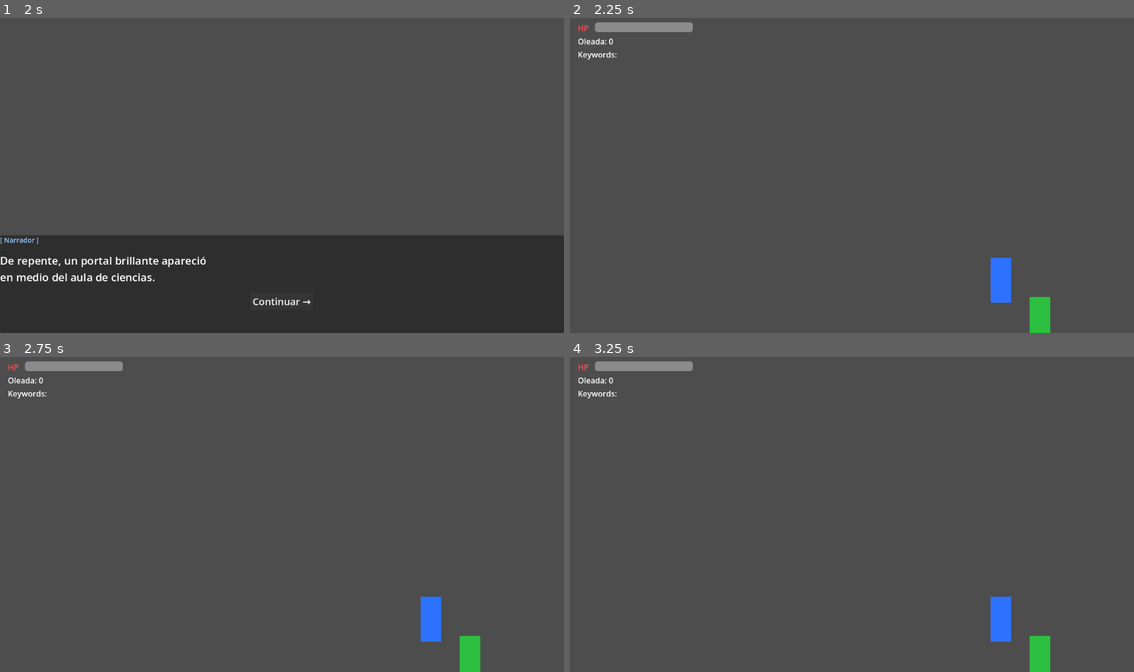
Above: before the commit, frames 1-4 (two rows, left to right).
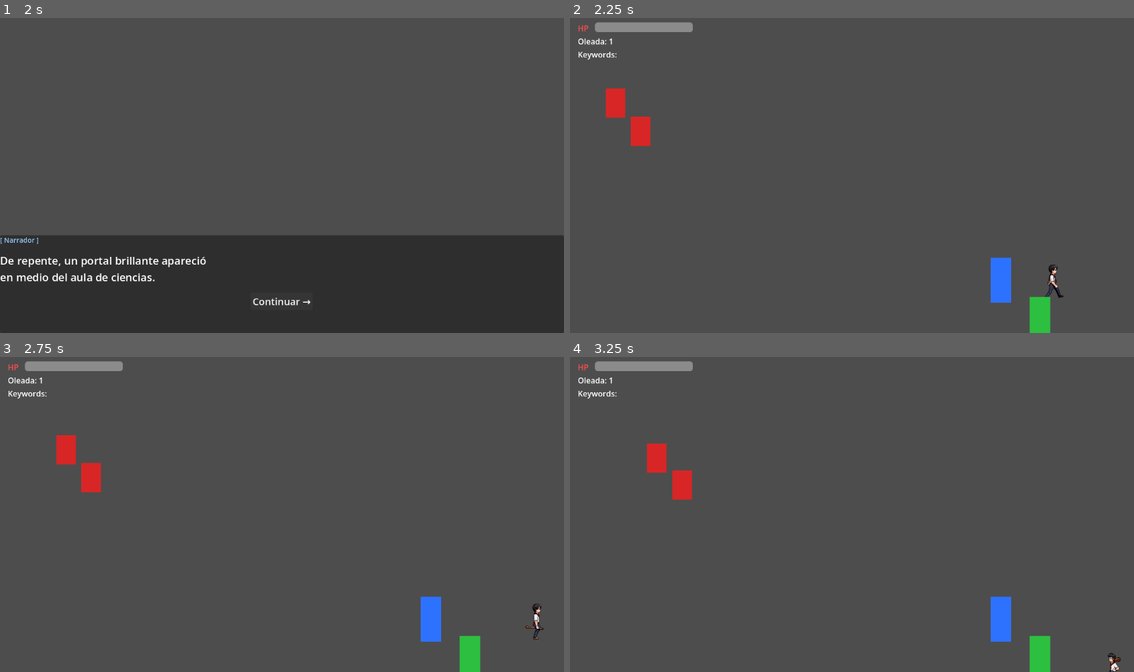
Above: after the commit, the same moments.

Repository: viktoria114/echo-rush
Game: Godot game, scene res://scenes/ui/MainMenu.tscn
The game is run twice, just before and just after one commit, with the same random seed, the same clock (stepped at 60 frames per second) and the same inputs. Before the commit the project has no main scene; this scene is started directly in both runs.
Inputs:
- Up to frame 1 (2 s): click "Jugar" at 0.5 s; click "Continuar →" at 1.25 s
- Up to frame 2 (2.25 s): tap Enter at 2 s; hold Right (ui_right) from 2.03 s (still down); tap Z (attack, bound only after the commit) at 2.1 s
- Up to frame 3 (2.75 s): keep holding Right (ui_right)
- Up to frame 4 (3.25 s): release Right (ui_right) at 2.78 s; hold Down (ui_down) from 2.78 s (still down); tap Z (attack, bound only after the commit) at 2.85 s

Frame 1 is identical in both runs. In frame 2, 0.8% of the frame differs, in the area x 6-88%, y 6-89%; in frame 3, 0.8%; in frame 4, 0.8%.
Error before the commit: Parse Error: Identifier "Config" not declared in the current scope. (res://scripts/ui/level_manager.gd:23)

Commit message:
project.godot and claude.md (detalles)

Diff:
--- a/project.godot
+++ b/project.godot
@@ -11,8 +11,22 @@
 [application]
 
 config/name="Echo Rush"
+run/main_scene="res://scenes/ui/MainMenu.tscn"
 config/features=PackedStringArray("4.6", "Forward Plus")
 config/icon="res://icon.svg"
+
+[autoload]
+
+Config="*res://scripts/config.gd"
+
+[input]
+
+attack={
+"deadzone": 0.5,
+"events": [Object(InputEventKey,"resource_local_to_scene":false,"resource_name":"","device":-1,"window_id":0,"alt_pressed":false,"shift_pressed":false,"ctrl_pressed":false,"meta_pressed":false,"pressed":false,"keycode":90,"physical_keycode":0,"key_label":0,"unicode":122,"location":0,"echo":false,"script":null)
+, Object(InputEventMouseButton,"resource_local_to_scene":false,"resource_name":"","device":-1,"window_id":0,"alt_pressed":false,"shift_pressed":false,"ctrl_pressed":false,"meta_pressed":false,"button_mask":0,"position":Vector2(0, 0),"global_position":Vector2(0, 0),"factor":1.0,"button_index":1,"canceled":false,"pressed":false,"double_click":false,"script":null)
+]
+}
 
 [physics]
 
Not shown, changed: CLAUDE.md
